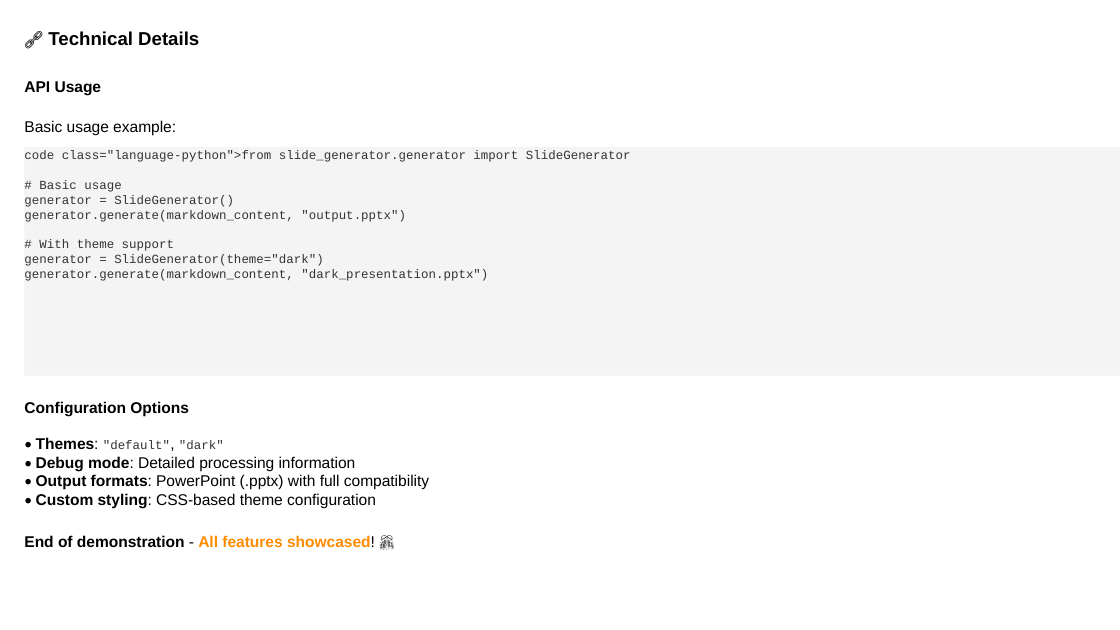
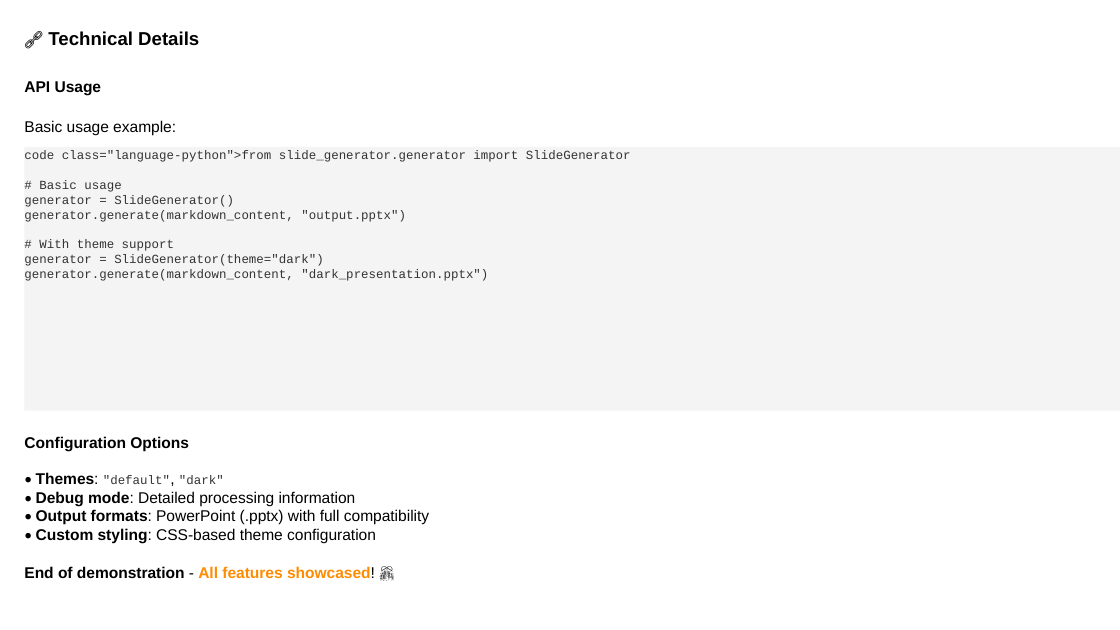
Before and after one commit to louisazhou/slidegenerator, a slide deck: slide 14 of output/comprehensive_demo_default.pptx. Drawn at 1120x630 pixels with LibreOffice and Linux fonts; fonts in the diff are those of the drawing. Boxes give left, top, right and bottom in pixels: in the first picture for what was removed or moved away, otherwise in the second. Text is boxed around its words. In the diff, an @@ line names an element or a change of style, - is before the commit and + after.

```diff
--- a/output/comprehensive_demo_default.pptx
+++ b/output/comprehensive_demo_default.pptx
@@ rectangle "code class="language-python">from slide_generator.generator  ...": place and size @@
-rectangle "code class="language-python">from slide_generator.generator  ..." at [25, 147, 1120, 375]
+rectangle "code class="language-python">from slide_generator.generator  ..." at [25, 147, 1120, 410]
@@ text "Configuration Options": place and size @@
-text "Configuration Options" at [24, 401, 189, 416]
+text "Configuration Options" at [24, 436, 189, 451]
@@ text "• Themes: "default", "dark"": place and size @@
-text "• Themes: "default", "dark"" at [36, 437, 429, 509]
+text "• Themes: "default", "dark"" at [36, 472, 429, 544]
@@ text "End of demonstration - All ...": place and size @@
-text "End of demonstration - All ..." at [24, 535, 375, 547]
+text "End of demonstration - All ..." at [24, 566, 375, 578]
```
Also in this commit, not shown: 6 other slides changed, 10 other files.
